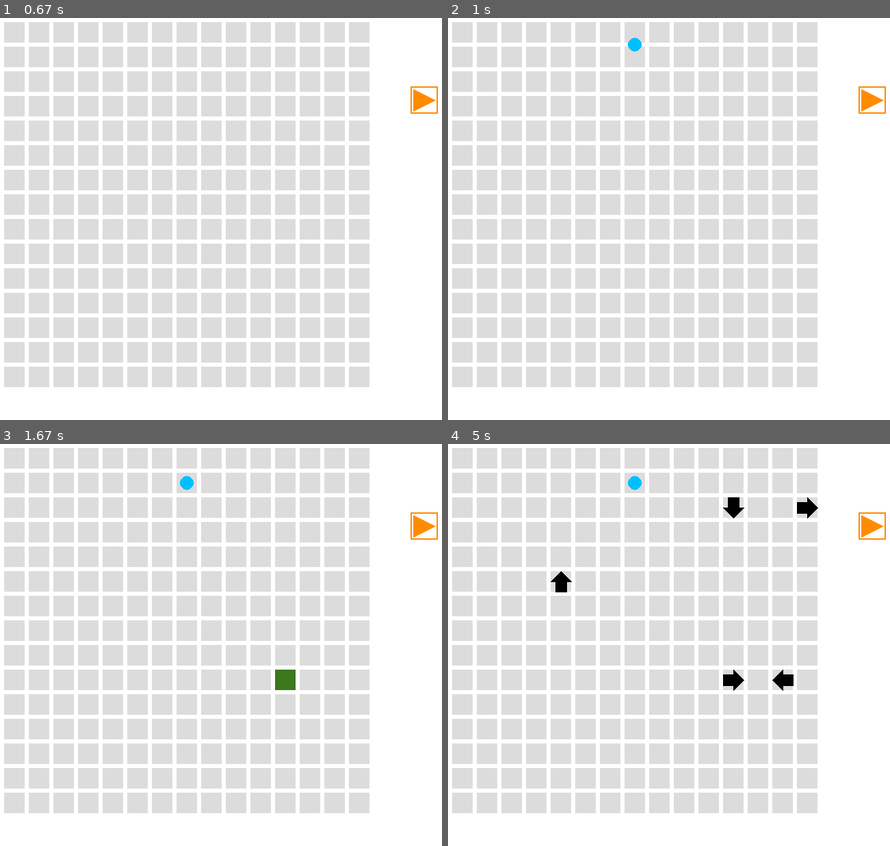
Above: before the commit, frames 1-4 (two rows, left to right).
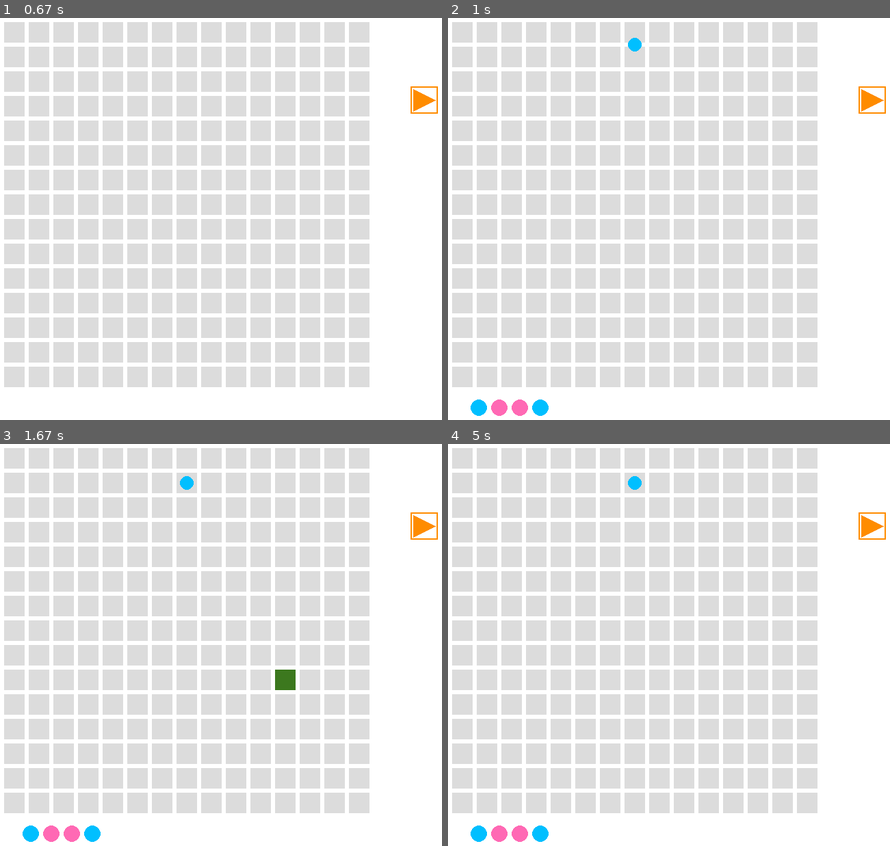
Above: after the commit, the same moments.

Repository: xyzAndReM/CTC
Game: pygame game, started from main.py
The game is run twice, just before and just after one commit, with the same random seed, the same clock (stepped at 60 frames per second) and the same inputs.
Inputs (mouse positions are in pixels of both pictures, inside the frame that each line leads up to):
- Up to frame 1 (0.67 s): tap 1 at 0.33 s
- Up to frame 2 (1 s): tap Q at 0.67 s
- Up to frame 3 (1.67 s): tap Enter at 1 s; click (278, 677) at 1.38 s
- Up to frame 4 (5 s): hold Right 1.67-2.13 s; move the mouse to (589, 653) at 1.7 s; click (554, 588) at 2.22 s; hold Up 2.5-2.8 s; click (801, 504) at 2.88 s; hold Right 3.17-3.63 s; click (783, 685) at 3.72 s; hold Left 4-4.53 s; click (735, 512) at 4.62 s; hold Down from 4.9 s (still down)

Frame 1 is identical in both runs. In frame 2, 0.5% of the frame differs, in the area x 5-23%, y 94-99%; in frame 3, 0.5%; in frame 4, 1.1%, in the area x 5-84%, y 13-99%.

Commit message:
Selector included

Diff:
--- a/bot.py
+++ b/bot.py
@@ -5,14 +5,14 @@
 ARESTA = 30
 
 class robot():
-	def __init__(self,x,y):
+	def __init__(self,x,y,sequence):
 		self.color = (0,191,255)
 		self.xspeed = 0
 		self.yspeed = 1
 		self.xcoord = x
 		self.ycoord = y
 		self.counter = 18;
-		self.sequence = [];
+		self.sequence = sequence;
 	def get_coords(self):
 		return (self.xcoord,self.ycoord)
 	def move(self):
@@ -20,17 +20,22 @@
 		self.ycoord +=self.yspeed *2;
 		self.counter-=1;
 	def change_speed(self,grid):
-		print(self.counter)
 		if(self.counter == 0):
 			self.counter = 18;
-			(self.xspeed,self.yspeed) = grid.get_speed(2);
-	def get_speed(self,grid):
-		(a,b) = grid.get_speed(sequence[0])
-		self.xspeed = a;
-		self.yspeed = b;
+			(self.xspeed,self.yspeed) = grid.get_speed(self);
+	def get_speed(self):
+		spd = (self.xspeed,self.yspeed)
+		return spd
 	def draw(self,screen):
+		spacing = 15;
 		pygame.draw.circle(screen, self.color, (self.xcoord,self.ycoord ), 10, 0)
-
+		for item in self.sequence:
+			spacing+=30;
+			if item == 0:
+				print("oi")
+				pygame.draw.circle(screen,(0,191,255),(spacing,570),12,0)
+			elif item == 1:
+				pygame.draw.circle(screen,(255,105,180),(spacing,570),12,0)
 def is_on_center(x,y):
 		if( ( (x - ARESTA/2 - MARGIN)%(ARESTA + 2*MARGIN) == 0) and ( (y - ARESTA/2 - MARGIN)%(ARESTA + 2*MARGIN) == 0) ):
 			return True
--- a/gridmap.py
+++ b/gridmap.py
@@ -2,8 +2,18 @@
 import drawings
 import operator
 
+LEFT_KEY = pygame.K_LEFT
+RIGHT_KEY = pygame.K_RIGHT
+UP_KEY = pygame.K_UP
+DOWN_KEY = pygame.K_DOWN
+Q_KEY = pygame.K_q
 
 MARGIN = 6;
+ARESTA = 30;
+blue = 0;
+pink = 1;
+
+
 class grid_square:
 	def __init__(self, aresta):
 		self.color = (220,220,220)
@@ -72,6 +82,90 @@
 		pygame.draw.rect(screen, self.color, ( (MARGIN + self.aresta) * column + MARGIN, (MARGIN +  self.aresta) * row + MARGIN, self.aresta, self.aresta))
 		coordinates = ( (15+x, 30+y), (30+x, 15+y), (23+x, 15+y), (23+x, 0+y), (7+x, 0+y), (7+x,15+y), (0+x,15+y))
 		pygame.draw.polygon(screen, (0, 0, 0), coordinates)
+#-----------------------------------------------------------------
+class selector_up(grid_square):
+	def  get_speed(self,bot):
+		sequence = bot.sequence
+		if(sequence):
+			dado = sequence.pop(0)
+			if(dado == blue):
+				return (-1,0);
+			elif(dado == pink):
+				return (1,0)
+		else:
+			return bot.get_speed();
+
+	def draw(self,screen,column,row):
+		x = column*(MARGIN+self.aresta) + MARGIN;
+		y = row*(MARGIN+self.aresta) + MARGIN;
+		pygame.draw.rect(screen, self.color, ( (MARGIN + self.aresta) * column + MARGIN, (MARGIN +  self.aresta) * row + MARGIN, self.aresta, self.aresta))
+		coordinates = (  (0+x, 15+y), (10+x, 7.5+y), (10+x, 22.5+y))
+		pygame.draw.polygon(screen, (0,191,255), coordinates)
+		coordinates = (  (30+x, 15+y), (20+x, 7.5+y), (20+x, 22.5+y))
+		pygame.draw.polygon(screen, (255,105,180), coordinates)
+		coordinates = (  (12.5+x, 5+y), (17.5+x, 5+y), (15+x, 0+y))
+		#pygame.draw.polygon(screen, (0,0,0), coordinates)
+class selector_down(grid_square):
+	def  get_speed(self,bot):
+		sequence = bot.sequence
+		if(sequence):
+			dado = sequence.pop(0)
+			if(dado == blue):
+				return (+1,0);
+			elif(dado == pink):
+				return (-1,0)
+		else:
+			return bot.get_speed();
+	def draw(self,screen,column,row):
+		x = column*(MARGIN+self.aresta) + MARGIN;
+		y = row*(MARGIN+self.aresta) + MARGIN;
+		pygame.draw.rect(screen, self.color, ( (MARGIN + self.aresta) * column + MARGIN, (MARGIN +  self.aresta) * row + MARGIN, self.aresta, self.aresta))
+		coordinates = (  (0+x, 15+y), (10+x, 7.5+y), (10+x, 22.5+y))
+		pygame.draw.polygon(screen, (255,105,180), coordinates)
+		coordinates = (  (30+x, 15+y), (20+x, 7.5+y), (20+x, 22.5+y))
+		pygame.draw.polygon(screen, (0,191,255), coordinates)
+		coordinates = (  (12.5+x, 15+y), (17.5+x, 15+y), (15+x, 0+y))
+		#pygame.draw.polygon(screen, (0,0,0), coordinates)
+class selector_right(grid_square):
+	def  get_speed(self,bot):
+		sequence = bot.sequence
+		if(sequence):
+			dado = sequence.pop(0)
+			if(dado == blue):
+				return (0,+1);
+			elif(dado == pink):
+				return (0,-1)
+		else:
+			return bot.get_speed();
+	def draw(self,screen,column,row):
+		x = column*(MARGIN+self.aresta) + MARGIN;
+		y = row*(MARGIN+self.aresta) + MARGIN;
+		pygame.draw.rect(screen, self.color, ( (MARGIN + self.aresta) * column + MARGIN, (MARGIN +  self.aresta) * row + MARGIN, self.aresta, self.aresta))
+		coordinates = (  (15+x, 0+y), (7.5+x, 10+y), (22.5+x, 10+y))
+		pygame.draw.polygon(screen, (255,105,180), coordinates)
+		coordinates = (  (15+x, 30+y), (7.5+x, 20+y), (22.5+x, 20+y))
+		pygame.draw.polygon(screen, (0,191,255), coordinates)
+		#coordinates = (  (12.5+x, 15+y), (17.5+x, 15+y), (15+x, 0+y))
+class selector_left(grid_square):
+	def  get_speed(self,bot):
+		sequence = bot.sequence
+		if(sequence):
+			dado = sequence.pop(0)
+			if(dado == blue):
+				return (0,-1);
+			elif(dado == pink):
+				return (0,+1)
+		else:
+			return bot.get_speed();
+	def draw(self,screen,column,row):
+		x = column*(MARGIN+self.aresta) + MARGIN;
+		y = row*(MARGIN+self.aresta) + MARGIN;
+		pygame.draw.rect(screen, self.color, ( (MARGIN + self.aresta) * column + MARGIN, (MARGIN +  self.aresta) * row + MARGIN, self.aresta, self.aresta))
+		coordinates = (  (15+x, 0+y), (7.5+x, 10+y), (22.5+x, 10+y))
+		pygame.draw.polygon(screen, (0,191,255), coordinates)
+		coordinates = (  (15+x, 30+y), (7.5+x, 20+y), (22.5+x, 20+y))
+		pygame.draw.polygon(screen, (255,105,180), coordinates)
+
 
 
 
@@ -89,3 +183,34 @@
 			for column in range(self.n):
 				square = self.grid[row][column];
 				square.draw(screen,row,column);
+
+class simple_builder():
+	def __init__(self):
+		pass;
+	def makegrid(self,dir):
+		return grid_square(ARESTA);
+
+class arrow_builder(simple_builder):
+	def makegrid(self,dir):
+		if   dir == RIGHT_KEY:
+			return grid_arrow_right(ARESTA);
+		elif dir == LEFT_KEY:
+			return grid_arrow_left(ARESTA);
+		elif dir == UP_KEY:
+			return grid_arrow_up(ARESTA);
+		elif dir == DOWN_KEY:
+			return grid_arrow_down(ARESTA);
+		else:
+			return grid_square(ARESTA);
+class selector_builder(simple_builder):
+	def makegrid(self,dir):
+		if   dir == RIGHT_KEY:
+			return selector_right(ARESTA);
+		elif dir == LEFT_KEY:
+			return selector_left(ARESTA);
+		elif dir == UP_KEY:
+			return selector_up(ARESTA);
+		elif dir == DOWN_KEY:
+			return selector_down(ARESTA);
+		else:
+			return grid_square(ARESTA);
--- a/pygame-template.py
+++ b/main.py
@@ -28,11 +28,25 @@
 D = ARESTA+MARGIN;
 STOP_COUNTER = D/18;
 FRAME_RATE = 30
+'''KEYS'''
 LEFT_KEY = pygame.K_LEFT
 RIGHT_KEY = pygame.K_RIGHT
 UP_KEY = pygame.K_UP
 DOWN_KEY = pygame.K_DOWN
 Q_KEY = pygame.K_q
+KEY1 = pygame.K_1
+KEY2 = pygame.K_2
+KEY3 = pygame.K_3
+KEY4 = pygame.K_4
+A_KEY = pygame.K_a
+S_KEY = pygame.K_s
+W_KEY = pygame.K_w
+D_KEY = pygame.K_d
+
+DIRECTION_CONTROLLER = [LEFT_KEY,RIGHT_KEY,UP_KEY,DOWN_KEY]
+MOVEMENT_CONTROLLER = {A_KEY:(-1,0),W_KEY:(0,-1),S_KEY:(0,1),D_KEY:(1,0)}
+BUILDER_CONTROLLER = [KEY1,KEY2,KEY3,KEY4]
+
 
 
 class Game():
@@ -40,8 +54,11 @@
     	self.GRID_MAP = gridmap.grid_map(ARESTA,NSQUARES)
     	self.CONTROL = controls.control_panel(X_CONTROL,Y_CONTROL,ARESTA_CONTROL);
     	self.robot_is_on = False;
-    def start_robot(self):
-    	self.rob = bot.robot(273,21);
+    	self.builder = "arrow"
+    	self.builderSelector = {KEY1:"simple",KEY2:"arrow",KEY3:"selector"}
+    	self.builderTable = {"simple":gridmap.simple_builder(), "arrow":gridmap.arrow_builder(),"selector":gridmap.selector_builder()};
+    def start_robot(self,sequence):
+    	self.rob = bot.robot(273,21,sequence);
     	self.robot_is_on = True;
     def loop(self, screen):
         clock = pygame.time.Clock()
@@ -57,7 +74,6 @@
                     return # closing the window, end of the game loop
                 elif event.type == pygame.MOUSEBUTTONDOWN:
                 	pos = pygame.mouse.get_pos()
-                	print(pos)
                 	column = pos[1] // (ARESTA + MARGIN)
                 	row = pos[0] // (ARESTA + MARGIN)
                 	if( column < 15 and row < 15):
@@ -67,17 +83,21 @@
                 		last_clicked_grid_Y = column;
                 		self.GRID_MAP.grid[row][column].selected();
                 elif event.type == pygame.KEYDOWN:
-                    if event.key == RIGHT_KEY:
-                        self.GRID_MAP.grid[last_clicked_grid_X][last_clicked_grid_Y] = gridmap.grid_arrow_right(ARESTA);
-                    elif event.key == LEFT_KEY:
-                        self.GRID_MAP.grid[last_clicked_grid_X][last_clicked_grid_Y] = gridmap.grid_arrow_left(ARESTA);
-                    elif event.key == UP_KEY:
-                    	 self.GRID_MAP.grid[last_clicked_grid_X][last_clicked_grid_Y] = gridmap.grid_arrow_up(ARESTA);
-                    elif event.key == DOWN_KEY:
-                        self.GRID_MAP.grid[last_clicked_grid_X][last_clicked_grid_Y] = gridmap.grid_arrow_down(ARESTA);
+                    if (event.key in DIRECTION_CONTROLLER):
+                    	grid_maker = self.builderTable[self.builder];
+                    	self.GRID_MAP.grid[last_clicked_grid_X][last_clicked_grid_Y] = grid_maker.makegrid(event.key)
                     elif event.key == Q_KEY:
                     	T = 0;
-                    	self.start_robot();
+                    	self.start_robot([0,1,1,0]);
+                    elif (event.key in BUILDER_CONTROLLER):
+                    	self.builder = self.builderSelector[event.key]
+                    elif (event.key in MOVEMENT_CONTROLLER):
+                    	movement = MOVEMENT_CONTROLLER[event.key]
+                    	last_clicked_grid.selected();
+                    	last_clicked_grid_X += movement[0];
+                    	last_clicked_grid_Y += movement[1];
+                    	last_clicked_grid = self.GRID_MAP.grid[last_clicked_grid_X][last_clicked_grid_Y];
+                    	last_clicked_grid.selected();
             # render game screen
             screen.fill( (255, 255, 255) ) # black background
             self.GRID_MAP.drawmap(screen);
Not shown, added: bot.pyc
Not shown, added: controls.pyc
Not shown, added: drawings.pyc
Not shown, added: gridmap.pyc
